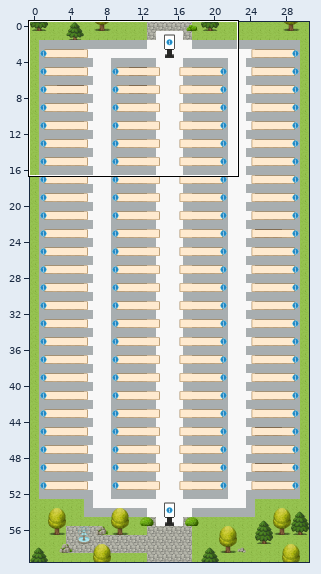
One commit to this Tiled map (JSON): maps/lobby.tmj. Above, an overview of the earlier version with the close-up marked.
Close-up. Old version:
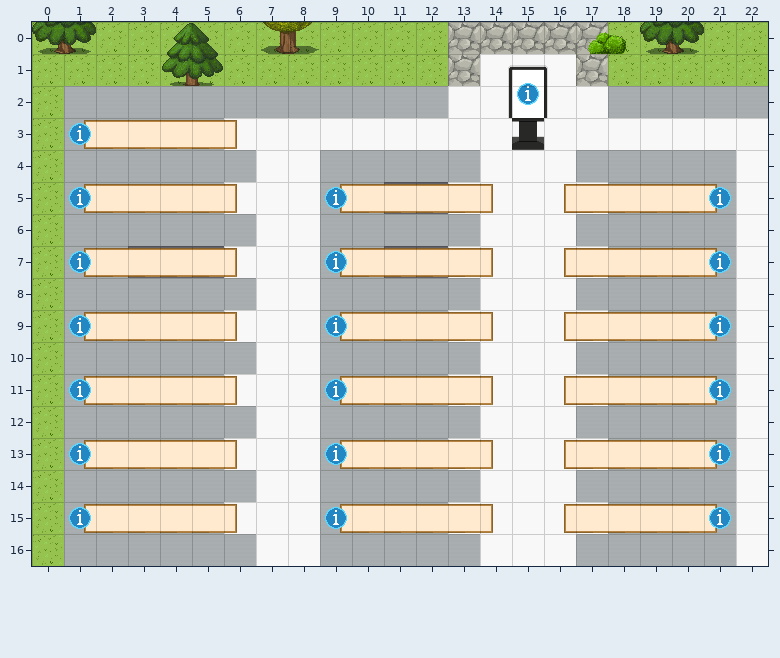
Cells are 32x32 px. Shown: x 0..22, y 0..16. The commit also changed other parts of the map, which this record leaves out.
Now the later version:
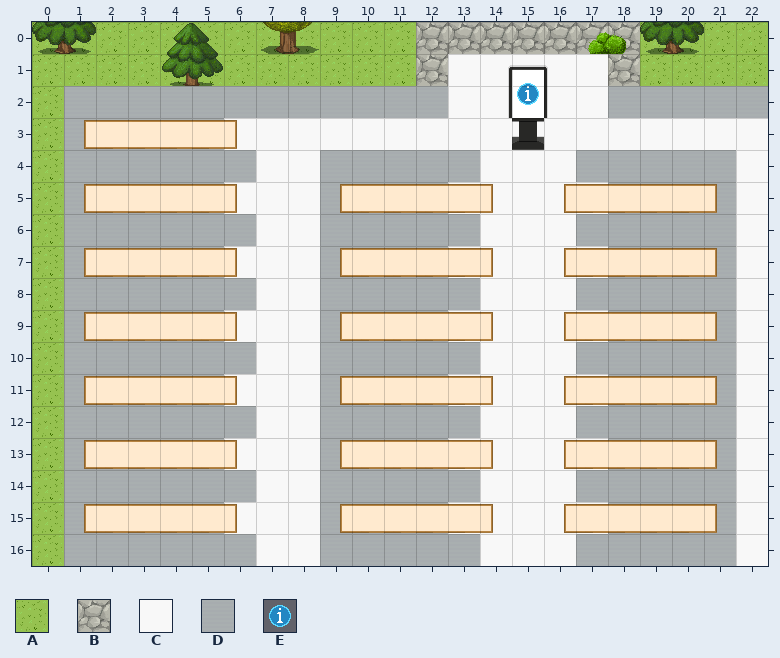
Key: from "Exterior": A 628, B 650; from "Room_2": C 66, D 216; from "User_Zones": E 104.
_ is an empty cell.
Tiles replaced or removed in this view: A, E.
Difference:
Changed rows in their new state; . is an unchanged cell.
Layer "outside":
first column x 12:
 0 B.....B
 1 B.....B
Layer "floor":
first column x 13:
 1 C...C
first column x 3:
 5 ........DD
 7 DDD.....DD
Layer "exits":
first column x 1:
 3 _....................
 5 _......._..........._
 7 _......._..........._
 9 _......._..........._
11 _......._..........._
13 _......._..........._
15 _......._..........._
